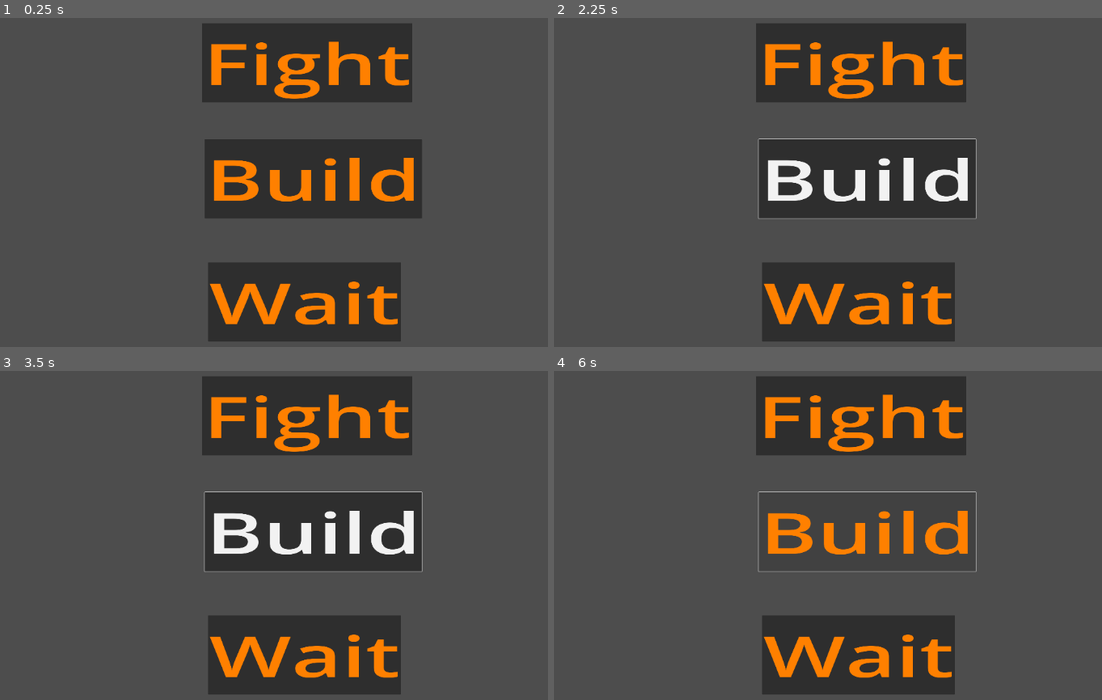
Above: before the commit, frames 1-4 (two rows, left to right).
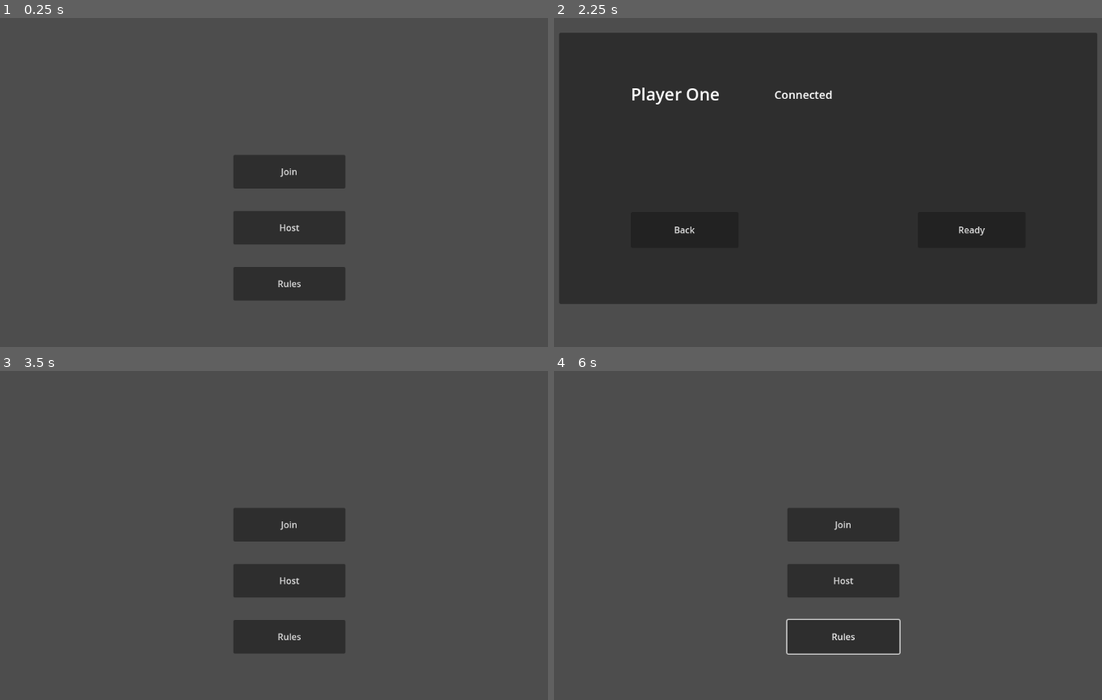
Above: after the commit, the same moments.

Repository: TechenPro/HackUSU2024-Game
Game: Godot game, scene res://MainMenu/MainMenu.tscn
The game is run twice, just before and just after one commit, with the same random seed, the same clock (stepped at 60 frames per second) and the same inputs. Before the commit the project starts from res://action menu/node_2d.tscn.
Inputs (mouse positions are in pixels of both pictures, inside the frame that each line leads up to):
- Up to frame 1 (0.25 s): no input
- Up to frame 2 (2.25 s): click (844, 172) at 0.5 s, where only the run after the commit has a clickable "Join"; click (751, 221) at 1.25 s, where only the run after the commit has a clickable "Back"; click (844, 228) at 2 s, where only the run after the commit has a clickable "Host"
- Up to frame 3 (3.5 s): click (131, 581) at 2.75 s, where only the run after the commit has a clickable "Back"
- Up to frame 4 (6 s): click (844, 637) at 3.5 s, where only the run after the commit has a clickable "Rules"; click (806, 390) at 4.27 s; click (860, 417) at 5 s, where only the run before the commit has a clickable "Fight"; click (806, 509) at 5.77 s

The runs differ from the first frame. In frame 1, 25% of the frame differs, in the area x 36-77%, y 1-99%; in frame 2, 69%, in the area x 1-100%, y 1-99%; in frame 3, 25%; in frame 4, 20%.

Commit message:
Added Main Menu basic functionality

Diff:
--- /dev/null
+++ b/MainMenu/JoinMenu.gd
@@ -0,0 +1,32 @@
+extends Control
+
+var BackButton
+var SubmitButton
+var AddressInput
+# Called when the node enters the scene tree for the first time.
+func _ready():
+	BackButton = $BackButton
+	BackButton.connect("pressed", _Back_Button_Pressed)
+
+	SubmitButton = $SubmitButton
+	SubmitButton.connect("pressed", _Submit_Button_Pressed)
+
+	AddressInput = $AddressInput
+	AddressInput.connect("text_submitted", _Address_Submitted)
+
+
+# Called every frame. 'delta' is the elapsed time since the previous frame.
+func _process(delta):
+	pass
+
+func _Back_Button_Pressed():
+	get_tree().change_scene_to_file("res://MainMenu/MainMenu.tscn")
+
+func _Submit_Button_Pressed():
+	_Address_Submitted(AddressInput.text)
+
+func _Address_Submitted(new_text):
+	print(new_text)
+
+	if (new_text == "100"):
+		get_tree().change_scene_to_file("res://MainMenu/Lobby.tscn")
--- /dev/null
+++ b/MainMenu/JoinMenu.tscn
@@ -0,0 +1,51 @@
+[gd_scene load_steps=2 format=3 uid="uid://bn6ubvqhgtk26"]
+
+[ext_resource type="Script" path="res://MainMenu/JoinMenu.gd" id="1_hj34j"]
+
+[node name="Node2D" type="Node2D"]
+
+[node name="JoinControl" type="Control" parent="."]
+layout_mode = 3
+anchors_preset = 0
+offset_right = 1152.0
+offset_bottom = 646.0
+script = ExtResource("1_hj34j")
+
+[node name="Panel" type="Panel" parent="JoinControl"]
+layout_mode = 0
+offset_left = 128.0
+offset_top = 64.0
+offset_right = 1024.0
+offset_bottom = 568.0
+
+[node name="Label" type="Label" parent="JoinControl"]
+layout_mode = 0
+offset_left = 392.0
+offset_top = 136.0
+offset_right = 769.0
+offset_bottom = 197.0
+theme_override_font_sizes/font_size = 40
+text = "Please input host IP"
+
+[node name="BackButton" type="Button" parent="JoinControl"]
+layout_mode = 0
+offset_left = 320.0
+offset_top = 384.0
+offset_right = 488.0
+offset_bottom = 416.0
+text = "Back"
+
+[node name="SubmitButton" type="Button" parent="JoinControl"]
+layout_mode = 0
+offset_left = 680.0
+offset_top = 384.0
+offset_right = 835.0
+offset_bottom = 416.0
+text = "Submit"
+
+[node name="AddressInput" type="LineEdit" parent="JoinControl"]
+layout_mode = 0
+offset_left = 317.0
+offset_top = 256.0
+offset_right = 840.0
+offset_bottom = 320.0
--- /dev/null
+++ b/MainMenu/Lobby.tscn
@@ -0,0 +1,61 @@
+[gd_scene load_steps=2 format=3 uid="uid://b00tb76sq14vq"]
+
+[ext_resource type="Script" path="res://MainMenu/LobbyControl.gd" id="1_xaw8s"]
+
+[node name="Node2D" type="Node2D"]
+
+[node name="LobbyControl" type="Control" parent="."]
+layout_mode = 3
+anchors_preset = 0
+offset_right = 1154.0
+offset_bottom = 654.0
+script = ExtResource("1_xaw8s")
+
+[node name="LobbyBoard" type="Panel" parent="LobbyControl"]
+layout_mode = 0
+offset_left = 64.0
+offset_top = 64.0
+offset_right = 1024.0
+offset_bottom = 548.0
+
+[node name="PlayerOneStatus" type="Label" parent="LobbyControl/LobbyBoard"]
+layout_mode = 0
+offset_left = 128.0
+offset_top = 88.0
+offset_right = 848.0
+offset_bottom = 130.0
+theme_override_font_sizes/font_size = 30
+text = "Player One"
+
+[node name="PlayerOneConnected" type="Label" parent="LobbyControl/LobbyBoard/PlayerOneStatus"]
+layout_mode = 0
+offset_left = 256.0
+offset_top = 8.0
+offset_right = 394.0
+offset_bottom = 36.0
+theme_override_font_sizes/font_size = 20
+text = "Connected"
+
+[node name="PlayerOneReady" type="Label" parent="LobbyControl/LobbyBoard/PlayerOneStatus"]
+layout_mode = 0
+offset_left = 576.0
+offset_top = 8.0
+offset_right = 694.0
+offset_bottom = 36.0
+theme_override_font_sizes/font_size = 20
+
+[node name="ReadyButton" type="Button" parent="LobbyControl"]
+layout_mode = 0
+offset_left = 704.0
+offset_top = 384.0
+offset_right = 896.0
+offset_bottom = 448.0
+text = "Ready"
+
+[node name="BackButton" type="Button" parent="LobbyControl"]
+layout_mode = 0
+offset_left = 192.0
+offset_top = 384.0
+offset_right = 384.0
+offset_bottom = 448.0
+text = "Back"
--- /dev/null
+++ b/MainMenu/LobbyControl.gd
@@ -0,0 +1,38 @@
+extends Control
+
+var ReadyButton
+var BackButton
+var PlayerOneReadyClicked
+var PlayerTwoReadyClicked
+
+
+# Called when the node enters the scene tree for the first time.
+func _ready():
+	ReadyButton = $ReadyButton
+	ReadyButton.connect("pressed", _Ready_Button_Pressed)
+
+	BackButton = $BackButton
+	BackButton.connect("pressed", _Back_Button_Pressed)
+
+
+
+
+
+
+
+# Called every frame. 'delta' is the elapsed time since the previous frame.
+func _process(delta):
+	if (PlayerOneReadyClicked && PlayerTwoReadyClicked):
+		await get_tree().create_timer(2).timeout
+		print("both players ready")
+
+func _Back_Button_Pressed():
+	if (!PlayerOneReadyClicked):
+		get_tree().change_scene_to_file("res://MainMenu/MainMenu.tscn")
+
+func _Ready_Button_Pressed():
+	var PlayerOneReady = $LobbyBoard/PlayerOneStatus/PlayerOneReady
+	PlayerOneReady.text = "Ready"
+	PlayerOneReadyClicked = true;
+
+	print("Ready")
--- /dev/null
+++ b/MainMenu/MainMenu.tscn
@@ -0,0 +1,36 @@
+[gd_scene load_steps=2 format=3 uid="uid://qycuxph27yih"]
+
+[ext_resource type="Script" path="res://MainMenu/MenuControl.gd" id="1_4o5yk"]
+
+[node name="MainMenu" type="Node2D"]
+
+[node name="Control" type="Control" parent="."]
+layout_mode = 3
+anchors_preset = 0
+offset_right = 1153.0
+offset_bottom = 655.0
+script = ExtResource("1_4o5yk")
+
+[node name="JoinButton" type="Button" parent="Control"]
+layout_mode = 0
+offset_left = 471.0
+offset_top = 282.0
+offset_right = 671.0
+offset_bottom = 342.0
+text = "Join"
+
+[node name="HostButton" type="Button" parent="Control"]
+layout_mode = 0
+offset_left = 471.0
+offset_top = 382.0
+offset_right = 671.0
+offset_bottom = 442.0
+text = "Host"
+
+[node name="RulesButton" type="Button" parent="Control"]
+layout_mode = 0
+offset_left = 471.0
+offset_top = 482.0
+offset_right = 671.0
+offset_bottom = 542.0
+text = "Rules"
--- /dev/null
+++ b/MainMenu/MenuControl.gd
@@ -0,0 +1,28 @@
+extends Control
+
+var JoinButton
+var HostButton
+var RulesButton
+# Called when the node enters the scene tree for the first time.
+func _ready():
+	JoinButton = $JoinButton
+	JoinButton.connect("pressed", _Join_Button_Pressed)
+	HostButton = $HostButton
+	HostButton.connect("pressed", _Host_Button_Pressed)
+	RulesButton = $RulesButton
+	RulesButton.connect("pressed", _Rules_Button_Pressed)
+
+
+# Called every frame. 'delta' is the elapsed time since the previous frame.
+func _process(delta):
+	pass
+
+func _Join_Button_Pressed():
+	get_tree().change_scene_to_file("res://MainMenu/JoinMenu.tscn")
+
+
+func _Host_Button_Pressed():
+	get_tree().change_scene_to_file("res://MainMenu/Lobby.tscn")
+
+func _Rules_Button_Pressed():
+	pass
--- a/project.godot
+++ b/project.godot
@@ -11,6 +11,6 @@
 [application]
 
 config/name="HackUSU24-Game"
-run/main_scene="res://action menu/node_2d.tscn"
+run/main_scene="res://MainMenu/MainMenu.tscn"
 config/features=PackedStringArray("4.2", "Forward Plus")
 config/icon="res://icon.svg"
